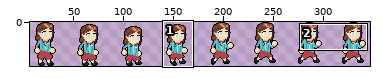
Sprite sheet -- Assets/Sprites/MC (Gracey)/Gracey - Jump.png. Above, an overview of the earlier version with the close-up marked.
Close-up. Earlier state:
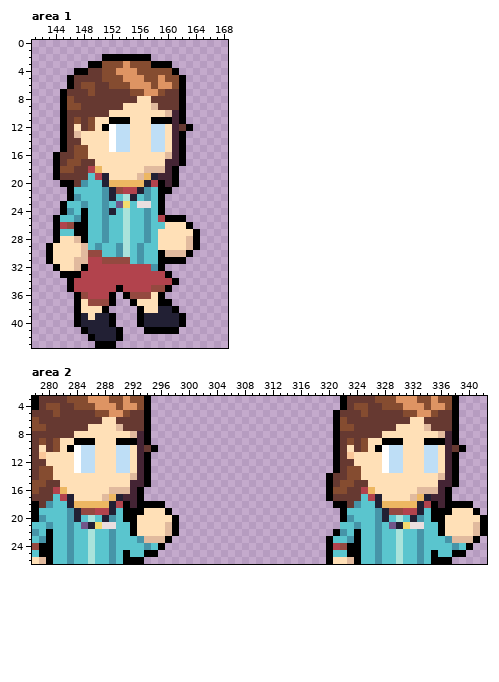
The file is 352x44 pixels. Shown: area 1: x 141..168, y 0..43; area 2: x 278..342, y 3..26. The wide view leaves out empty margins. The commit also changed other parts of the picture, which this record leaves out.
After the commit:
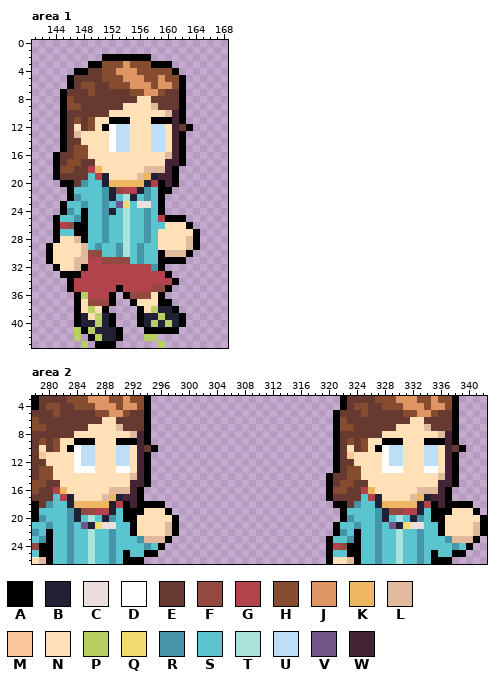
Palette (. is transparent): A #000000  B #222034  C #eadedf  D #ffffff  E #663931  F #944940  G #b2434d  H #854c30  J #de9463  K #edb762  L #e1ba9e  M #fac699  N #ffe0b7  P #b8cf61  Q #f3db6f  R #4694a8  S #5ac5ce  T #aae3db  U #bedef6  V #725689  W #442434
Changes in this commit:
--- area 1
@@ x 145..162 @@
 35 .AGGGGGGAGGGGFFA..
-36 ..AFGGGA.AFFFNA...
+36 ..APGGGA.AFFFNA...
 37 ..ANFFFA..ANNNAA..
-38 ..ANNNA....ANNBBA.
-39 ..ABNBBA...ABBBBBA
-40 ..ABBBBA...ABBBBBA
-41 ...ABBBBA...AAAAA.
-42 ....ABBBA.........
-43 .....AAA..........
+38 ..ANPNA....ANPBBA.
+39 ..ABNPBA...ABBPBBA
+40 ..ABBPBA...ABPBPBA
+41 ..PAPBBBA...AAAAA.
+42 ..P.APBBA...PP....
+43 ...P.AAA......P...
--- area 2
@@ x 278..342 @@
 12 EENNNNDUUNNNUUNWA..........................AEENNNNDUUNNNUUNWA....
-13 EHHNNNDUUNNNUUNWA..........................AEHHNNNDUUNNNUUNWA....
+13 EHHNNNDDDNNNDDNWA..........................AEHHNNNDDDNNNDDNWA....
 14 EHHNNNNNNNNNNNLWA.........................AEEHHNNNNNNNNNNNLWA....
@@ x 319..323 @@
 20 ...AR
-21 ...SS
+21 ..ASS
 22 ..ARS
Boxes around the changes in both close-ups, in picture pixels (x1, y1, x2, y2):
changed: (74, 292, 102, 348)
changed: (144, 306, 172, 348)
changed: (81, 466, 95, 473)
changed: (116, 466, 130, 473)
changed: (389, 466, 438, 473)
added: (333, 522, 340, 529)
